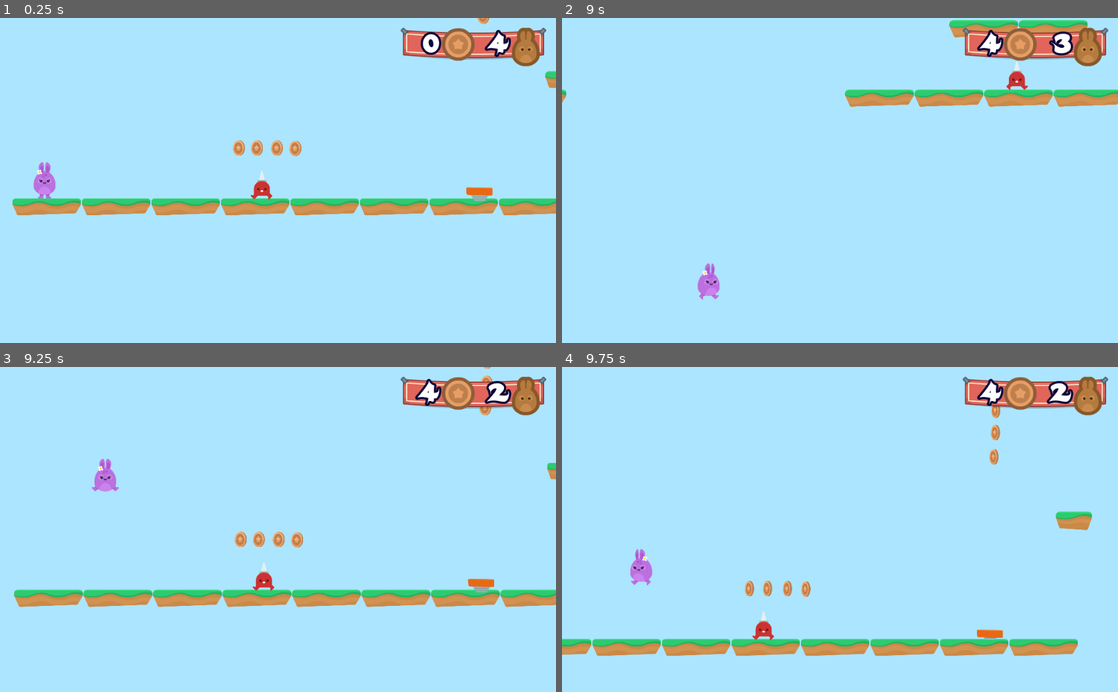
Above: before the commit, frames 1-4 (two rows, left to right).
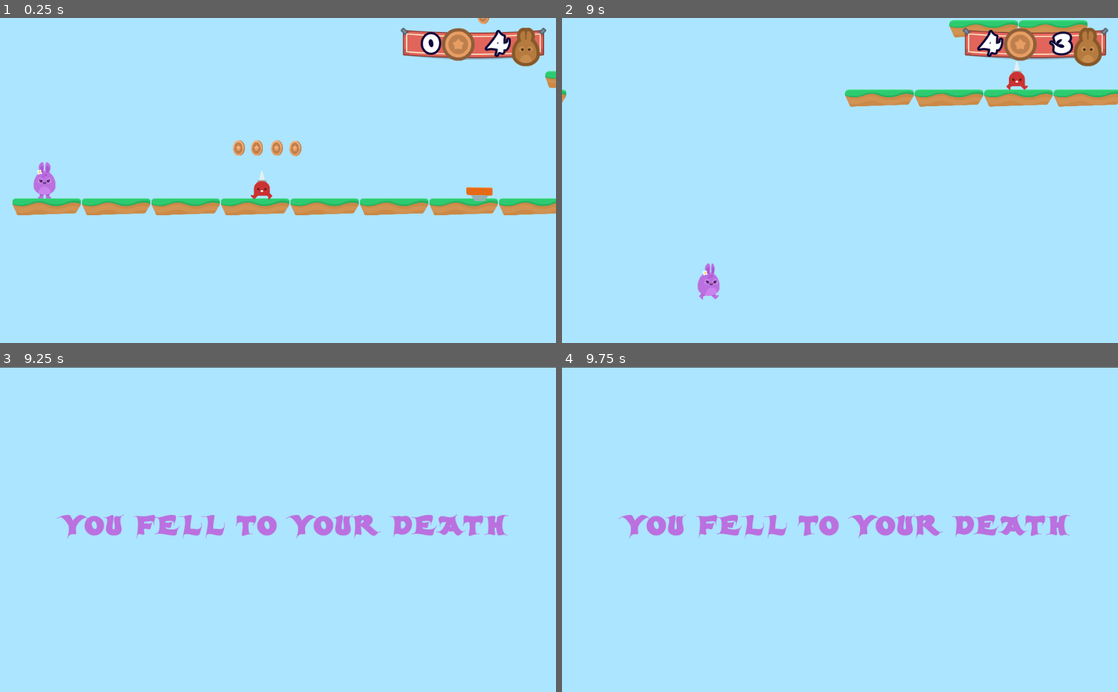
Above: after the commit, the same moments.

Repository: rtaibah/bunny-hop
Game: Godot game, scene res://Levels/Level1.tscn
Two runs of this game, one before a commit and one after it. Both use one fixed random seed, a clock stepped at 60 frames per second and the inputs below.
Inputs:
- Up to frame 1 (0.25 s): no input
- Up to frame 2 (9 s): hold D (right) 0.53-2.03 s; tap W (jump) at 0.77, 1.52, 3.02, 3.77, 4.52, 6.02, 6.77, 7.52 s; hold A (left) 2.03-2.78 s; hold D (right) 2.78-4.28 s; hold A (left) 4.28-5.03 s; hold D (right) 5.03-5.78 s; hold A (left) 5.78-7.28 s; hold D (right) from 7.28 s (still down)
- Up to frame 3 (9.25 s): keep holding D (right); tap W (jump) at 9.02 s
- Up to frame 4 (9.75 s): release D (right) at 9.53 s; hold A (left) from 9.53 s (still down)

Frames 1-2 are identical in both runs. In frame 3, 11% of the frame differs, in the area x 0-100%, y 0-74%; in frame 4, 11%.

Commit message:
Add fall screen and other enhancements

Diff:
--- /dev/null
+++ b/Levels/FellToDeath.gd
@@ -0,0 +1,4 @@
+extends Control
+
+func _on_Timer_timeout():
+	get_tree().change_scene("res://Levels/Level"+str(global_vars.level_number)+".tscn")
--- /dev/null
+++ b/Levels/FellToDeath.tscn
@@ -0,0 +1,53 @@
+[gd_scene load_steps=5 format=2]
+
+[ext_resource path="res://Levels/FellToDeath.gd" type="Script" id=1]
+[ext_resource path="res://Fonts/candles_.ttf" type="DynamicFontData" id=2]
+[ext_resource path="res://GFX/Background/bg_layer1.png" type="Texture" id=3]
+
+[sub_resource type="DynamicFont" id=1]
+size = 50
+outline_color = Color( 0.796078, 0.545098, 0.913725, 1 )
+font_data = ExtResource( 2 )
+
+[node name="FellToDeath" type="Control"]
+anchor_right = 1.0
+anchor_bottom = 1.0
+script = ExtResource( 1 )
+__meta__ = {
+"_edit_use_anchors_": false
+}
+
+[node name="TextureRect" type="TextureRect" parent="."]
+anchor_bottom = 7.32422e-06
+margin_top = 1.41425
+margin_right = 2048.0
+margin_bottom = 2049.41
+rect_scale = Vector2( 2, 2 )
+texture = ExtResource( 3 )
+__meta__ = {
+"_edit_use_anchors_": false
+}
+
+[node name="Label" type="Label" parent="."]
+anchor_left = 0.5
+anchor_top = 0.5
+anchor_right = 0.5
+anchor_bottom = 0.5
+margin_left = -502.0
+margin_top = -301.0
+margin_right = 522.0
+margin_bottom = 300.0
+custom_fonts/font = SubResource( 1 )
+custom_colors/font_color = Color( 0.737255, 0.443137, 0.878431, 1 )
+text = "YOU FELL TO YOUR DEATH"
+align = 1
+valign = 1
+autowrap = true
+__meta__ = {
+"_edit_use_anchors_": false
+}
+
+[node name="Timer" type="Timer" parent="."]
+wait_time = 1.5
+autostart = true
+[connection signal="timeout" from="Timer" to="." method="_on_Timer_timeout"]
--- a/Levels/GameOver.tscn
+++ b/Levels/GameOver.tscn
@@ -6,7 +6,7 @@
 [ext_resource path="res://Levels/GameOver.gd" type="Script" id=4]
 
 [sub_resource type="DynamicFont" id=1]
-size = 96
+size = 50
 outline_color = Color( 0.796078, 0.545098, 0.913725, 1 )
 font_data = ExtResource( 2 )
 
@@ -40,36 +40,36 @@
 }
 
 [node name="VBoxContainer" type="VBoxContainer" parent="CenterContainer"]
-margin_left = 125.0
-margin_top = 195.0
-margin_right = 898.0
-margin_bottom = 404.0
+margin_left = 310.0
+margin_top = 225.0
+margin_right = 713.0
+margin_bottom = 375.0
 
 [node name="Label" type="Label" parent="CenterContainer/VBoxContainer"]
-margin_right = 773.0
-margin_bottom = 123.0
+margin_right = 403.0
+margin_bottom = 64.0
 custom_fonts/font = SubResource( 1 )
 custom_colors/font_color = Color( 0.737255, 0.443137, 0.878431, 1 )
 text = "GAME OVER!"
 
 [node name="HBoxContainer" type="HBoxContainer" parent="CenterContainer/VBoxContainer"]
-margin_top = 127.0
-margin_right = 773.0
-margin_bottom = 209.0
+margin_top = 68.0
+margin_right = 403.0
+margin_bottom = 150.0
 alignment = 1
 __meta__ = {
 "_edit_use_anchors_": false
 }
 
 [node name="RestartButton" type="TextureButton" parent="CenterContainer/VBoxContainer/HBoxContainer"]
-margin_left = 201.0
-margin_right = 253.0
+margin_left = 16.0
+margin_right = 68.0
 margin_bottom = 82.0
 texture_normal = ExtResource( 3 )
 
 [node name="Label" type="Label" parent="CenterContainer/VBoxContainer/HBoxContainer"]
-margin_left = 257.0
-margin_right = 572.0
+margin_left = 72.0
+margin_right = 387.0
 margin_bottom = 82.0
 custom_fonts/font = SubResource( 2 )
 custom_colors/font_color = Color( 0, 0, 0, 0.717647 )
--- a/Levels/GameState.gd
+++ b/Levels/GameState.gd
@@ -33,20 +33,24 @@
 
 func new_level():
 	if global_vars.level_number == global_vars.FINAL_LEVEL:
-		print("VICTORY")
-		get_tree().change_scene("res://Levels/Victory.tscn")
+		win_game()
 
 	elif global_vars.level_number < global_vars.FINAL_LEVEL:
 		global_vars.level_number += 1
-		print(global_vars.level_number)
 		get_tree().change_scene("res://Levels/Level"+str(global_vars.level_number)+".tscn")
 
 
 func end_game():
+	reset_vars()
+	get_tree().change_scene("res://Levels/GameOver.tscn")
+
+
+func win_game():
+	reset_vars()
+	get_tree().change_scene("res://Levels/Victory.tscn")
+
+
+func reset_vars():
 	global_vars.lives = 4
 	global_vars.coins = 0
 	global_vars.level_number = 1
-	get_tree().change_scene("res://Levels/GameOver.tscn")
-
-func win_game():
-	get_tree().change_scene("res://Levels/Victory.tscn")
--- a/Levels/Victory.tscn
+++ b/Levels/Victory.tscn
@@ -5,20 +5,20 @@
 [node name="Victory" instance=ExtResource( 1 )]
 
 [node name="VBoxContainer" parent="CenterContainer" index="0"]
-margin_left = 28.0
-margin_right = 996.0
+margin_left = 259.0
+margin_right = 765.0
 
 [node name="Label" parent="CenterContainer/VBoxContainer" index="0"]
-margin_right = 968.0
+margin_right = 506.0
 text = "Hooray for Bunnies!"
 
 [node name="HBoxContainer" parent="CenterContainer/VBoxContainer" index="1"]
-margin_right = 968.0
+margin_right = 506.0
 
 [node name="RestartButton" parent="CenterContainer/VBoxContainer/HBoxContainer" index="0"]
-margin_left = 298.0
-margin_right = 350.0
+margin_left = 67.0
+margin_right = 119.0
 
 [node name="Label" parent="CenterContainer/VBoxContainer/HBoxContainer" index="1"]
-margin_left = 354.0
-margin_right = 669.0
+margin_left = 123.0
+margin_right = 438.0
--- a/Player/Player.gd
+++ b/Player/Player.gd
@@ -23,7 +23,8 @@
 func apply_gravity():
 	if position.y > WORLD_LIMIT:
 		get_tree().call_group("Gamestate","hurt")
-		get_tree().reload_current_scene()
+		get_tree().change_scene("res://Levels/FellToDeath.tscn")
+
 	elif  is_on_floor() and motion.y > 0 :
 		motion.y = 0
 	elif is_on_ceiling():
